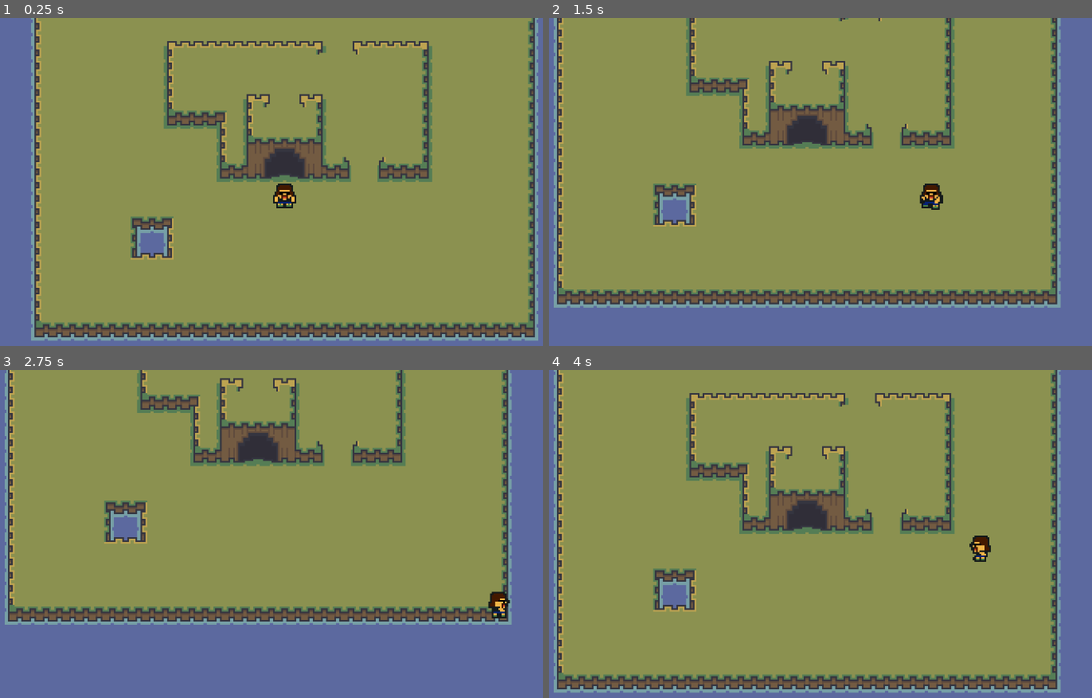
Above: before the commit, frames 1-4 (two rows, left to right).
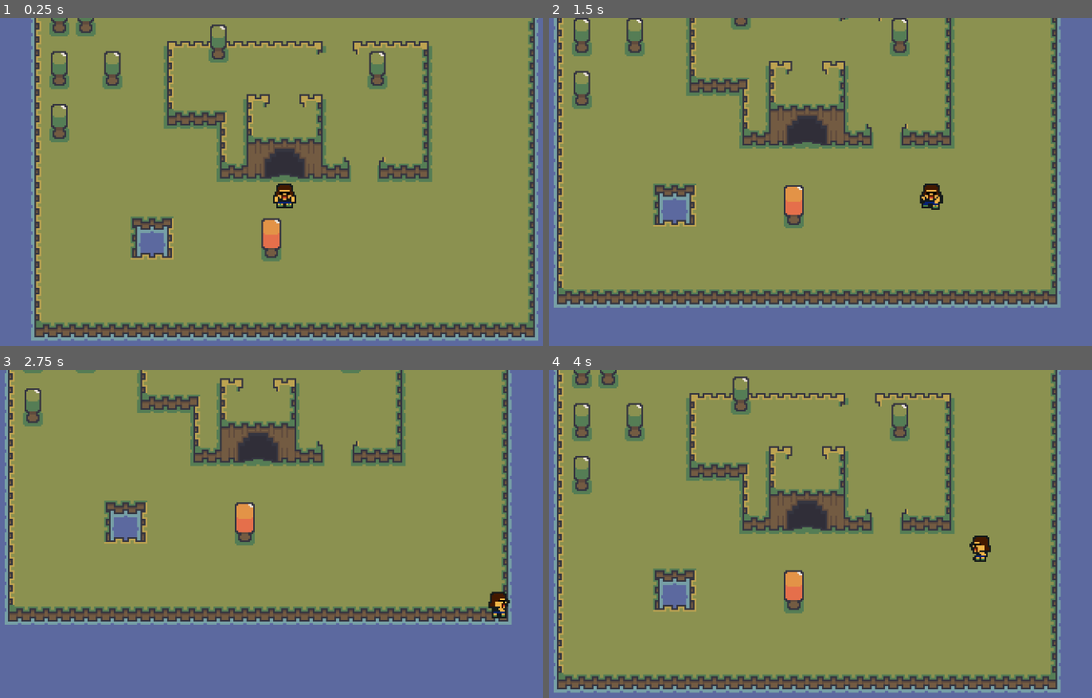
Above: after the commit, the same moments.

Repository: laev95/ZeldaClone
Game: Godot game, scene res://world.tscn
Two runs of this game, one before a commit and one after it. Both use one fixed random seed, a clock stepped at 60 frames per second and the inputs below.
Inputs:
- Up to frame 1 (0.25 s): no input
- Up to frame 2 (1.5 s): hold Right (ui_right) 0.53-1.28 s; hold Down (ui_down) from 1.28 s (still down)
- Up to frame 3 (2.75 s): release Down (ui_down) at 2.03 s; hold Right (ui_right) from 2.03 s (still down)
- Up to frame 4 (4 s): release Right (ui_right) at 2.78 s; hold Up (ui_up) 2.78-3.53 s; hold Left (ui_left) from 3.53 s (still down)

The runs differ from the first frame. In frame 1, 2.4% of the frame differs, in the area x 9-72%, y 0-75%; in frame 2, 1.8%; in frame 3, 0.9%; in frame 4, 2.4%.

Commit message:
y-sorting

Diff:
--- a/player.gd
+++ b/player.gd
@@ -1,5 +1,4 @@
 extends CharacterBody2D
-
 
 var SPEED: int = 100
 var last_direction = Vector2.ZERO
--- a/player.tscn
+++ b/player.tscn
@@ -1,6 +1,6 @@
-[gd_scene load_steps=31 format=3 uid="uid://cgj00kl33pc70"]
-
-[ext_resource type="Texture2D" uid="uid://hufs26vtiio7" path="res://Assets/bogan_sprites.png" id="1_dlta2"]
+[gd_scene load_steps=32 format=3 uid="uid://cgj00kl33pc70"]
+
+[ext_resource type="Texture2D" uid="uid://hufs26vtiio7" path="res://assets/bogan_sprites.png" id="1_dlta2"]
 [ext_resource type="Script" path="res://player.gd" id="1_hye8o"]
 
 [sub_resource type="AtlasTexture" id="AtlasTexture_u3jo1"]
@@ -225,10 +225,20 @@
 "speed": 5.0
 }]
 
+[sub_resource type="CapsuleShape2D" id="CapsuleShape2D_75wnw"]
+radius = 4.0
+height = 12.0
+
 [node name="player" type="CharacterBody2D"]
+z_index = 1
+y_sort_enabled = true
 script = ExtResource("1_hye8o")
 
 [node name="AnimatedSprite2D" type="AnimatedSprite2D" parent="."]
 sprite_frames = SubResource("SpriteFrames_kjuuc")
-animation = &"walk_down"
+animation = &"idle_down"
 autoplay = "idle_down"
+
+[node name="CollisionShape2D" type="CollisionShape2D" parent="."]
+position = Vector2(0, 2)
+shape = SubResource("CapsuleShape2D_75wnw")
--- a/world.tscn
+++ b/world.tscn
@@ -1,140 +1,618 @@
-[gd_scene load_steps=5 format=3 uid="uid://depbat1hcsd4k"]
-
-[ext_resource type="Texture2D" uid="uid://cjdab3mo1btj7" path="res://Assets/forest_/forest_.png" id="1_602id"]
+[gd_scene load_steps=7 format=3 uid="uid://depbat1hcsd4k"]
+
+[ext_resource type="Texture2D" uid="uid://dkfpxgm0c06r2" path="res://assets/forest_/forest_ [resources].png" id="1_3plfu"]
+[ext_resource type="Texture2D" uid="uid://cjdab3mo1btj7" path="res://assets/forest_/forest_.png" id="1_602id"]
 [ext_resource type="PackedScene" uid="uid://cgj00kl33pc70" path="res://player.tscn" id="2_c3ipm"]
+
+[sub_resource type="TileSetAtlasSource" id="TileSetAtlasSource_f5ysq"]
+texture = ExtResource("1_3plfu")
+2:1/0 = 0
+2:1/0/y_sort_origin = 7
+2:1/0/physics_layer_0/linear_velocity = Vector2(0, 0)
+2:1/0/physics_layer_0/angular_velocity = 0.0
+3:1/0 = 0
+3:1/0/physics_layer_0/linear_velocity = Vector2(0, 0)
+3:1/0/physics_layer_0/angular_velocity = 0.0
+4:1/0 = 0
+4:1/0/physics_layer_0/linear_velocity = Vector2(0, 0)
+4:1/0/physics_layer_0/angular_velocity = 0.0
+5:1/0 = 0
+5:1/0/physics_layer_0/linear_velocity = Vector2(0, 0)
+5:1/0/physics_layer_0/angular_velocity = 0.0
+6:1/0 = 0
+6:1/0/physics_layer_0/linear_velocity = Vector2(0, 0)
+6:1/0/physics_layer_0/angular_velocity = 0.0
+7:1/0 = 0
+7:1/0/physics_layer_0/linear_velocity = Vector2(0, 0)
+7:1/0/physics_layer_0/angular_velocity = 0.0
+8:1/0 = 0
+8:1/0/physics_layer_0/linear_velocity = Vector2(0, 0)
+8:1/0/physics_layer_0/angular_velocity = 0.0
+9:1/0 = 0
+9:1/0/physics_layer_0/linear_velocity = Vector2(0, 0)
+9:1/0/physics_layer_0/angular_velocity = 0.0
+10:1/0 = 0
+10:1/0/physics_layer_0/linear_velocity = Vector2(0, 0)
+10:1/0/physics_layer_0/angular_velocity = 0.0
+2:2/0 = 0
+2:2/0/physics_layer_0/linear_velocity = Vector2(0, 0)
+2:2/0/physics_layer_0/angular_velocity = 0.0
+3:2/0 = 0
+3:2/0/physics_layer_0/linear_velocity = Vector2(0, 0)
+3:2/0/physics_layer_0/angular_velocity = 0.0
+4:2/0 = 0
+4:2/0/physics_layer_0/linear_velocity = Vector2(0, 0)
+4:2/0/physics_layer_0/angular_velocity = 0.0
+5:2/0 = 0
+5:2/0/physics_layer_0/linear_velocity = Vector2(0, 0)
+5:2/0/physics_layer_0/angular_velocity = 0.0
+6:2/0 = 0
+6:2/0/physics_layer_0/linear_velocity = Vector2(0, 0)
+6:2/0/physics_layer_0/angular_velocity = 0.0
+7:2/0 = 0
+7:2/0/physics_layer_0/linear_velocity = Vector2(0, 0)
+7:2/0/physics_layer_0/angular_velocity = 0.0
+8:2/0 = 0
+8:2/0/physics_layer_0/linear_velocity = Vector2(0, 0)
+8:2/0/physics_layer_0/angular_velocity = 0.0
+9:2/0 = 0
+9:2/0/physics_layer_0/linear_velocity = Vector2(0, 0)
+9:2/0/physics_layer_0/angular_velocity = 0.0
+10:2/0 = 0
+10:2/0/physics_layer_0/linear_velocity = Vector2(0, 0)
+10:2/0/physics_layer_0/angular_velocity = 0.0
+1:3/0 = 0
+1:3/0/physics_layer_0/linear_velocity = Vector2(0, 0)
+1:3/0/physics_layer_0/angular_velocity = 0.0
+2:3/0 = 0
+2:3/0/physics_layer_0/linear_velocity = Vector2(0, 0)
+2:3/0/physics_layer_0/angular_velocity = 0.0
+3:3/0 = 0
+3:3/0/physics_layer_0/linear_velocity = Vector2(0, 0)
+3:3/0/physics_layer_0/angular_velocity = 0.0
+4:3/0 = 0
+4:3/0/physics_layer_0/linear_velocity = Vector2(0, 0)
+4:3/0/physics_layer_0/angular_velocity = 0.0
+5:3/0 = 0
+5:3/0/physics_layer_0/linear_velocity = Vector2(0, 0)
+5:3/0/physics_layer_0/angular_velocity = 0.0
+6:3/0 = 0
+6:3/0/physics_layer_0/linear_velocity = Vector2(0, 0)
+6:3/0/physics_layer_0/angular_velocity = 0.0
+7:3/0 = 0
+7:3/0/physics_layer_0/linear_velocity = Vector2(0, 0)
+7:3/0/physics_layer_0/angular_velocity = 0.0
+8:3/0 = 0
+8:3/0/physics_layer_0/linear_velocity = Vector2(0, 0)
+8:3/0/physics_layer_0/angular_velocity = 0.0
+9:3/0 = 0
+9:3/0/physics_layer_0/linear_velocity = Vector2(0, 0)
+9:3/0/physics_layer_0/angular_velocity = 0.0
+10:3/0 = 0
+10:3/0/physics_layer_0/linear_velocity = Vector2(0, 0)
+10:3/0/physics_layer_0/angular_velocity = 0.0
+1:4/0 = 0
+1:4/0/physics_layer_0/linear_velocity = Vector2(0, 0)
+1:4/0/physics_layer_0/angular_velocity = 0.0
+2:4/0 = 0
+2:4/0/physics_layer_0/linear_velocity = Vector2(0, 0)
+2:4/0/physics_layer_0/angular_velocity = 0.0
+3:4/0 = 0
+3:4/0/physics_layer_0/linear_velocity = Vector2(0, 0)
+3:4/0/physics_layer_0/angular_velocity = 0.0
+4:4/0 = 0
+4:4/0/physics_layer_0/linear_velocity = Vector2(0, 0)
+4:4/0/physics_layer_0/angular_velocity = 0.0
+5:4/0 = 0
+5:4/0/physics_layer_0/linear_velocity = Vector2(0, 0)
+5:4/0/physics_layer_0/angular_velocity = 0.0
+6:4/0 = 0
+6:4/0/physics_layer_0/linear_velocity = Vector2(0, 0)
+6:4/0/physics_layer_0/angular_velocity = 0.0
+7:4/0 = 0
+7:4/0/physics_layer_0/linear_velocity = Vector2(0, 0)
+7:4/0/physics_layer_0/angular_velocity = 0.0
+8:4/0 = 0
+8:4/0/physics_layer_0/linear_velocity = Vector2(0, 0)
+8:4/0/physics_layer_0/angular_velocity = 0.0
+9:4/0 = 0
+9:4/0/physics_layer_0/linear_velocity = Vector2(0, 0)
+9:4/0/physics_layer_0/angular_velocity = 0.0
+10:4/0 = 0
+10:4/0/physics_layer_0/linear_velocity = Vector2(0, 0)
+10:4/0/physics_layer_0/angular_velocity = 0.0
+1:5/0 = 0
+1:5/0/physics_layer_0/linear_velocity = Vector2(0, 0)
+1:5/0/physics_layer_0/angular_velocity = 0.0
+2:5/0 = 0
+2:5/0/physics_layer_0/linear_velocity = Vector2(0, 0)
+2:5/0/physics_layer_0/angular_velocity = 0.0
+3:5/0 = 0
+3:5/0/physics_layer_0/linear_velocity = Vector2(0, 0)
+3:5/0/physics_layer_0/angular_velocity = 0.0
+4:5/0 = 0
+4:5/0/physics_layer_0/linear_velocity = Vector2(0, 0)
+4:5/0/physics_layer_0/angular_velocity = 0.0
+5:5/0 = 0
+5:5/0/physics_layer_0/linear_velocity = Vector2(0, 0)
+5:5/0/physics_layer_0/angular_velocity = 0.0
+6:5/0 = 0
+6:5/0/physics_layer_0/linear_velocity = Vector2(0, 0)
+6:5/0/physics_layer_0/angular_velocity = 0.0
+7:5/0 = 0
+7:5/0/physics_layer_0/linear_velocity = Vector2(0, 0)
+7:5/0/physics_layer_0/angular_velocity = 0.0
+8:5/0 = 0
+8:5/0/physics_layer_0/linear_velocity = Vector2(0, 0)
+8:5/0/physics_layer_0/angular_velocity = 0.0
+9:5/0 = 0
+9:5/0/physics_layer_0/linear_velocity = Vector2(0, 0)
+9:5/0/physics_layer_0/angular_velocity = 0.0
+10:5/0 = 0
+10:5/0/physics_layer_0/linear_velocity = Vector2(0, 0)
+10:5/0/physics_layer_0/angular_velocity = 0.0
+1:6/0 = 0
+1:6/0/physics_layer_0/linear_velocity = Vector2(0, 0)
+1:6/0/physics_layer_0/angular_velocity = 0.0
+2:6/0 = 0
+2:6/0/physics_layer_0/linear_velocity = Vector2(0, 0)
+2:6/0/physics_layer_0/angular_velocity = 0.0
+3:6/0 = 0
+3:6/0/physics_layer_0/linear_velocity = Vector2(0, 0)
+3:6/0/physics_layer_0/angular_velocity = 0.0
+4:6/0 = 0
+4:6/0/physics_layer_0/linear_velocity = Vector2(0, 0)
+4:6/0/physics_layer_0/angular_velocity = 0.0
+5:6/0 = 0
+5:6/0/physics_layer_0/linear_velocity = Vector2(0, 0)
+5:6/0/physics_layer_0/angular_velocity = 0.0
+6:6/0 = 0
+6:6/0/physics_layer_0/linear_velocity = Vector2(0, 0)
+6:6/0/physics_layer_0/angular_velocity = 0.0
+7:6/0 = 0
+7:6/0/physics_layer_0/linear_velocity = Vector2(0, 0)
+7:6/0/physics_layer_0/angular_velocity = 0.0
+8:6/0 = 0
+8:6/0/physics_layer_0/linear_velocity = Vector2(0, 0)
+8:6/0/physics_layer_0/angular_velocity = 0.0
+9:6/0 = 0
+9:6/0/physics_layer_0/linear_velocity = Vector2(0, 0)
+9:6/0/physics_layer_0/angular_velocity = 0.0
+10:6/0 = 0
+10:6/0/physics_layer_0/linear_velocity = Vector2(0, 0)
+10:6/0/physics_layer_0/angular_velocity = 0.0
+1:7/0 = 0
+1:7/0/physics_layer_0/linear_velocity = Vector2(0, 0)
+1:7/0/physics_layer_0/angular_velocity = 0.0
+2:7/0 = 0
+2:7/0/physics_layer_0/linear_velocity = Vector2(0, 0)
+2:7/0/physics_layer_0/angular_velocity = 0.0
+3:7/0 = 0
+3:7/0/physics_layer_0/linear_velocity = Vector2(0, 0)
+3:7/0/physics_layer_0/angular_velocity = 0.0
+4:7/0 = 0
+4:7/0/physics_layer_0/linear_velocity = Vector2(0, 0)
+4:7/0/physics_layer_0/angular_velocity = 0.0
+7:7/0 = 0
+7:7/0/physics_layer_0/linear_velocity = Vector2(0, 0)
+7:7/0/physics_layer_0/angular_velocity = 0.0
+8:7/0 = 0
+8:7/0/physics_layer_0/linear_velocity = Vector2(0, 0)
+8:7/0/physics_layer_0/angular_velocity = 0.0
+9:7/0 = 0
+9:7/0/physics_layer_0/linear_velocity = Vector2(0, 0)
+9:7/0/physics_layer_0/angular_velocity = 0.0
+10:7/0 = 0
+10:7/0/physics_layer_0/linear_velocity = Vector2(0, 0)
+10:7/0/physics_layer_0/angular_velocity = 0.0
+1:8/0 = 0
+1:8/0/physics_layer_0/linear_velocity = Vector2(0, 0)
+1:8/0/physics_layer_0/angular_velocity = 0.0
+2:8/0 = 0
+2:8/0/physics_layer_0/linear_velocity = Vector2(0, 0)
+2:8/0/physics_layer_0/angular_velocity = 0.0
+3:8/0 = 0
+3:8/0/physics_layer_0/linear_velocity = Vector2(0, 0)
+3:8/0/physics_layer_0/angular_velocity = 0.0
+4:8/0 = 0
+4:8/0/physics_layer_0/linear_velocity = Vector2(0, 0)
+4:8/0/physics_layer_0/angular_velocity = 0.0
+6:8/0 = 0
+6:8/0/physics_layer_0/linear_velocity = Vector2(0, 0)
+6:8/0/physics_layer_0/angular_velocity = 0.0
+7:8/0 = 0
+7:8/0/physics_layer_0/linear_velocity = Vector2(0, 0)
+7:8/0/physics_layer_0/angular_velocity = 0.0
+8:8/0 = 0
+8:8/0/physics_layer_0/linear_velocity = Vector2(0, 0)
+8:8/0/physics_layer_0/angular_velocity = 0.0
+9:8/0 = 0
+9:8/0/physics_layer_0/linear_velocity = Vector2(0, 0)
+9:8/0/physics_layer_0/angular_velocity = 0.0
+10:8/0 = 0
+10:8/0/physics_layer_0/linear_velocity = Vector2(0, 0)
+10:8/0/physics_layer_0/angular_velocity = 0.0
+1:1/size_in_atlas = Vector2i(1, 2)
+1:1/0 = 0
+1:1/0/physics_layer_0/linear_velocity = Vector2(0, 0)
+1:1/0/physics_layer_0/angular_velocity = 0.0
+1:1/0/physics_layer_0/polygon_0/points = PackedVector2Array(4.06586, 4.33103, 4.24264, 11.844, -4, 11.75, -4.06586, 4.24264, -0.0883884, 4.94975)
 
 [sub_resource type="TileSetAtlasSource" id="TileSetAtlasSource_jfi82"]
 texture = ExtResource("1_602id")
 1:1/0 = 0
+1:1/0/physics_layer_0/linear_velocity = Vector2(0, 0)
+1:1/0/physics_layer_0/angular_velocity = 0.0
 2:1/0 = 0
+2:1/0/physics_layer_0/linear_velocity = Vector2(0, 0)
+2:1/0/physics_layer_0/angular_velocity = 0.0
 3:1/0 = 0
+3:1/0/physics_layer_0/linear_velocity = Vector2(0, 0)
+3:1/0/physics_layer_0/angular_velocity = 0.0
 4:1/0 = 0
+4:1/0/physics_layer_0/linear_velocity = Vector2(0, 0)
+4:1/0/physics_layer_0/angular_velocity = 0.0
 5:1/0 = 0
+5:1/0/physics_layer_0/linear_velocity = Vector2(0, 0)
+5:1/0/physics_layer_0/angular_velocity = 0.0
 6:1/0 = 0
+6:1/0/physics_layer_0/linear_velocity = Vector2(0, 0)
+6:1/0/physics_layer_0/angular_velocity = 0.0
 7:1/0 = 0
+7:1/0/physics_layer_0/linear_velocity = Vector2(0, 0)
+7:1/0/physics_layer_0/angular_velocity = 0.0
 8:1/0 = 0
+8:1/0/physics_layer_0/linear_velocity = Vector2(0, 0)
+8:1/0/physics_layer_0/angular_velocity = 0.0
 9:1/0 = 0
+9:1/0/physics_layer_0/linear_velocity = Vector2(0, 0)
+9:1/0/physics_layer_0/angular_velocity = 0.0
 10:1/0 = 0
+10:1/0/physics_layer_0/linear_velocity = Vector2(0, 0)
+10:1/0/physics_layer_0/angular_velocity = 0.0
 11:1/0 = 0
+11:1/0/physics_layer_0/linear_velocity = Vector2(0, 0)
+11:1/0/physics_layer_0/angular_velocity = 0.0
 16:1/0 = 0
+16:1/0/physics_layer_0/linear_velocity = Vector2(0, 0)
+16:1/0/physics_layer_0/angular_velocity = 0.0
 17:1/0 = 0
+17:1/0/physics_layer_0/linear_velocity = Vector2(0, 0)
+17:1/0/physics_layer_0/angular_velocity = 0.0
 18:1/0 = 0
+18:1/0/physics_layer_0/linear_velocity = Vector2(0, 0)
+18:1/0/physics_layer_0/angular_velocity = 0.0
 19:1/0 = 0
+19:1/0/physics_layer_0/linear_velocity = Vector2(0, 0)
+19:1/0/physics_layer_0/angular_velocity = 0.0
 20:1/0 = 0
+20:1/0/physics_layer_0/linear_velocity = Vector2(0, 0)
+20:1/0/physics_layer_0/angular_velocity = 0.0
 1:2/0 = 0
+1:2/0/physics_layer_0/linear_velocity = Vector2(0, 0)
+1:2/0/physics_layer_0/angular_velocity = 0.0
 2:2/0 = 0
+2:2/0/physics_layer_0/linear_velocity = Vector2(0, 0)
+2:2/0/physics_layer_0/angular_velocity = 0.0
 3:2/0 = 0
+3:2/0/physics_layer_0/linear_velocity = Vector2(0, 0)
+3:2/0/physics_layer_0/angular_velocity = 0.0
 4:2/0 = 0
+4:2/0/physics_layer_0/linear_velocity = Vector2(0, 0)
+4:2/0/physics_layer_0/angular_velocity = 0.0
 5:2/0 = 0
+5:2/0/physics_layer_0/linear_velocity = Vector2(0, 0)
+5:2/0/physics_layer_0/angular_velocity = 0.0
 6:2/0 = 0
+6:2/0/physics_layer_0/linear_velocity = Vector2(0, 0)
+6:2/0/physics_layer_0/angular_velocity = 0.0
 7:2/0 = 0
+7:2/0/physics_layer_0/linear_velocity = Vector2(0, 0)
+7:2/0/physics_layer_0/angular_velocity = 0.0
 8:2/0 = 0
+8:2/0/physics_layer_0/linear_velocity = Vector2(0, 0)
+8:2/0/physics_layer_0/angular_velocity = 0.0
 9:2/0 = 0
+9:2/0/physics_layer_0/linear_velocity = Vector2(0, 0)
+9:2/0/physics_layer_0/angular_velocity = 0.0
 10:2/0 = 0
+10:2/0/physics_layer_0/linear_velocity = Vector2(0, 0)
+10:2/0/physics_layer_0/angular_velocity = 0.0
 11:2/0 = 0
+11:2/0/physics_layer_0/linear_velocity = Vector2(0, 0)
+11:2/0/physics_layer_0/angular_velocity = 0.0
 16:2/0 = 0
+16:2/0/physics_layer_0/linear_velocity = Vector2(0, 0)
+16:2/0/physics_layer_0/angular_velocity = 0.0
 17:2/0 = 0
+17:2/0/physics_layer_0/linear_velocity = Vector2(0, 0)
+17:2/0/physics_layer_0/angular_velocity = 0.0
 18:2/0 = 0
+18:2/0/physics_layer_0/linear_velocity = Vector2(0, 0)
+18:2/0/physics_layer_0/angular_velocity = 0.0
 19:2/0 = 0
+19:2/0/physics_layer_0/linear_velocity = Vector2(0, 0)
+19:2/0/physics_layer_0/angular_velocity = 0.0
 20:2/0 = 0
+20:2/0/physics_layer_0/linear_velocity = Vector2(0, 0)
+20:2/0/physics_layer_0/angular_velocity = 0.0
 1:3/0 = 0
+1:3/0/physics_layer_0/linear_velocity = Vector2(0, 0)
+1:3/0/physics_layer_0/angular_velocity = 0.0
 2:3/0 = 0
+2:3/0/physics_layer_0/linear_velocity = Vector2(0, 0)
+2:3/0/physics_layer_0/angular_velocity = 0.0
 3:3/0 = 0
+3:3/0/physics_layer_0/linear_velocity = Vector2(0, 0)
+3:3/0/physics_layer_0/angular_velocity = 0.0
 4:3/0 = 0
+4:3/0/physics_layer_0/linear_velocity = Vector2(0, 0)
+4:3/0/physics_layer_0/angular_velocity = 0.0
 5:3/0 = 0
+5:3/0/physics_layer_0/linear_velocity = Vector2(0, 0)
+5:3/0/physics_layer_0/angular_velocity = 0.0
 6:3/0 = 0
+6:3/0/physics_layer_0/linear_velocity = Vector2(0, 0)
+6:3/0/physics_layer_0/angular_velocity = 0.0
 7:3/0 = 0
+7:3/0/physics_layer_0/linear_velocity = Vector2(0, 0)
+7:3/0/physics_layer_0/angular_velocity = 0.0
 8:3/0 = 0
+8:3/0/physics_layer_0/linear_velocity = Vector2(0, 0)
+8:3/0/physics_layer_0/angular_velocity = 0.0
 9:3/0 = 0
+9:3/0/physics_layer_0/linear_velocity = Vector2(0, 0)
+9:3/0/physics_layer_0/angular_velocity = 0.0
 10:3/0 = 0
+10:3/0/physics_layer_0/linear_velocity = Vector2(0, 0)
+10:3/0/physics_layer_0/angular_velocity = 0.0
 11:3/0 = 0
+11:3/0/physics_layer_0/linear_velocity = Vector2(0, 0)
+11:3/0/physics_layer_0/angular_velocity = 0.0
 16:3/0 = 0
+16:3/0/physics_layer_0/linear_velocity = Vector2(0, 0)
+16:3/0/physics_layer_0/angular_velocity = 0.0
 17:3/0 = 0
+17:3/0/physics_layer_0/linear_velocity = Vector2(0, 0)
+17:3/0/physics_layer_0/angular_velocity = 0.0
 18:3/0 = 0
+18:3/0/physics_layer_0/linear_velocity = Vector2(0, 0)
+18:3/0/physics_layer_0/angular_velocity = 0.0
 19:3/0 = 0
+19:3/0/physics_layer_0/linear_velocity = Vector2(0, 0)
+19:3/0/physics_layer_0/angular_velocity = 0.0
 20:3/0 = 0
+20:3/0/physics_layer_0/linear_velocity = Vector2(0, 0)
+20:3/0/physics_layer_0/angular_velocity = 0.0
 1:4/0 = 0
+1:4/0/physics_layer_0/linear_velocity = Vector2(0, 0)
+1:4/0/physics_layer_0/angular_velocity = 0.0
 2:4/0 = 0
+2:4/0/physics_layer_0/linear_velocity = Vector2(0, 0)
+2:4/0/physics_layer_0/angular_velocity = 0.0
 3:4/0 = 0
+3:4/0/physics_layer_0/linear_velocity = Vector2(0, 0)
+3:4/0/physics_layer_0/angular_velocity = 0.0
 4:4/0 = 0
+4:4/0/physics_layer_0/linear_velocity = Vector2(0, 0)
+4:4/0/physics_layer_0/angular_velocity = 0.0
 5:4/0 = 0
+5:4/0/physics_layer_0/linear_velocity = Vector2(0, 0)
+5:4/0/physics_layer_0/angular_velocity = 0.0
 6:4/0 = 0
+6:4/0/physics_layer_0/linear_velocity = Vector2(0, 0)
+6:4/0/physics_layer_0/angular_velocity = 0.0
 7:4/0 = 0
+7:4/0/physics_layer_0/linear_velocity = Vector2(0, 0)
+7:4/0/physics_layer_0/angular_velocity = 0.0
 8:4/0 = 0
+8:4/0/physics_layer_0/linear_velocity = Vector2(0, 0)
+8:4/0/physics_layer_0/angular_velocity = 0.0
 9:4/0 = 0
+9:4/0/physics_layer_0/linear_velocity = Vector2(0, 0)
+9:4/0/physics_layer_0/angular_velocity = 0.0
 10:4/0 = 0
+10:4/0/physics_layer_0/linear_velocity = Vector2(0, 0)
+10:4/0/physics_layer_0/angular_velocity = 0.0
 11:4/0 = 0
+11:4/0/physics_layer_0/linear_velocity = Vector2(0, 0)
+11:4/0/physics_layer_0/angular_velocity = 0.0
 1:5/0 = 0
+1:5/0/physics_layer_0/linear_velocity = Vector2(0, 0)
+1:5/0/physics_layer_0/angular_velocity = 0.0
 2:5/0 = 0
+2:5/0/physics_layer_0/linear_velocity = Vector2(0, 0)
+2:5/0/physics_layer_0/angular_velocity = 0.0
 3:5/0 = 0
+3:5/0/physics_layer_0/linear_velocity = Vector2(0, 0)
+3:5/0/physics_layer_0/angular_velocity = 0.0
 4:5/0 = 0
+4:5/0/physics_layer_0/linear_velocity = Vector2(0, 0)
+4:5/0/physics_layer_0/angular_velocity = 0.0
 5:5/0 = 0
+5:5/0/physics_layer_0/linear_velocity = Vector2(0, 0)
+5:5/0/physics_layer_0/angular_velocity = 0.0
 6:5/0 = 0
+6:5/0/physics_layer_0/linear_velocity = Vector2(0, 0)
+6:5/0/physics_layer_0/angular_velocity = 0.0
 7:5/0 = 0
+7:5/0/physics_layer_0/linear_velocity = Vector2(0, 0)
+7:5/0/physics_layer_0/angular_velocity = 0.0
 8:5/0 = 0
+8:5/0/physics_layer_0/linear_velocity = Vector2(0, 0)
+8:5/0/physics_layer_0/angular_velocity = 0.0
 9:5/0 = 0
+9:5/0/physics_layer_0/linear_velocity = Vector2(0, 0)
+9:5/0/physics_layer_0/angular_velocity = 0.0
 10:5/0 = 0
+10:5/0/physics_layer_0/linear_velocity = Vector2(0, 0)
+10:5/0/physics_layer_0/angular_velocity = 0.0
 11:5/0 = 0
+11:5/0/physics_layer_0/linear_velocity = Vector2(0, 0)
+11:5/0/physics_layer_0/angular_velocity = 0.0
 12:5/0 = 0
+12:5/0/physics_layer_0/linear_velocity = Vector2(0, 0)
+12:5/0/physics_layer_0/angular_velocity = 0.0
 13:5/0 = 0
+13:5/0/physics_layer_0/linear_velocity = Vector2(0, 0)
+13:5/0/physics_layer_0/angular_velocity = 0.0
 14:5/0 = 0
+14:5/0/physics_layer_0/linear_velocity = Vector2(0, 0)
+14:5/0/physics_layer_0/angular_velocity = 0.0
 15:5/0 = 0
+15:5/0/physics_layer_0/linear_velocity = Vector2(0, 0)
+15:5/0/physics_layer_0/angular_velocity = 0.0
 16:5/0 = 0
+16:5/0/physics_layer_0/linear_velocity = Vector2(0, 0)
+16:5/0/physics_layer_0/angular_velocity = 0.0
 17:5/0 = 0
+17:5/0/physics_layer_0/linear_velocity = Vector2(0, 0)
+17:5/0/physics_layer_0/angular_velocity = 0.0
 18:5/0 = 0
+18:5/0/physics_layer_0/linear_velocity = Vector2(0, 0)
+18:5/0/physics_layer_0/angular_velocity = 0.0
 19:5/0 = 0
+19:5/0/physics_layer_0/linear_velocity = Vector2(0, 0)
+19:5/0/physics_layer_0/angular_velocity = 0.0
 20:5/0 = 0
+20:5/0/physics_layer_0/linear_velocity = Vector2(0, 0)
+20:5/0/physics_layer_0/angular_velocity = 0.0
 1:6/0 = 0
+1:6/0/physics_layer_0/linear_velocity = Vector2(0, 0)
+1:6/0/physics_layer_0/angular_velocity = 0.0
 2:6/0 = 0
+2:6/0/physics_layer_0/linear_velocity = Vector2(0, 0)
+2:6/0/physics_layer_0/angular_velocity = 0.0
 3:6/0 = 0
+3:6/0/physics_layer_0/linear_velocity = Vector2(0, 0)
+3:6/0/physics_layer_0/angular_velocity = 0.0
 4:6/0 = 0
+4:6/0/physics_layer_0/linear_velocity = Vector2(0, 0)
+4:6/0/physics_layer_0/angular_velocity = 0.0
 5:6/0 = 0
+5:6/0/physics_layer_0/linear_velocity = Vector2(0, 0)
+5:6/0/physics_layer_0/angular_velocity = 0.0
 6:6/0 = 0
+6:6/0/physics_layer_0/linear_velocity = Vector2(0, 0)
+6:6/0/physics_layer_0/angular_velocity = 0.0
 7:6/0 = 0
+7:6/0/physics_layer_0/linear_velocity = Vector2(0, 0)
+7:6/0/physics_layer_0/angular_velocity = 0.0
 8:6/0 = 0
+8:6/0/physics_layer_0/linear_velocity = Vector2(0, 0)
+8:6/0/physics_layer_0/angular_velocity = 0.0
 9:6/0 = 0
+9:6/0/physics_layer_0/linear_velocity = Vector2(0, 0)
+9:6/0/physics_layer_0/angular_velocity = 0.0
 10:6/0 = 0
+10:6/0/physics_layer_0/linear_velocity = Vector2(0, 0)
+10:6/0/physics_layer_0/angular_velocity = 0.0
 11:6/0 = 0
+11:6/0/physics_layer_0/linear_velocity = Vector2(0, 0)
+11:6/0/physics_layer_0/angular_velocity = 0.0
 12:6/0 = 0
+12:6/0/physics_layer_0/linear_velocity = Vector2(0, 0)
+12:6/0/physics_layer_0/angular_velocity = 0.0
 13:6/0 = 0
+13:6/0/physics_layer_0/linear_velocity = Vector2(0, 0)
+13:6/0/physics_layer_0/angular_velocity = 0.0
 14:6/0 = 0
+14:6/0/physics_layer_0/linear_velocity = Vector2(0, 0)
+14:6/0/physics_layer_0/angular_velocity = 0.0
 15:6/0 = 0
+15:6/0/physics_layer_0/linear_velocity = Vector2(0, 0)
+15:6/0/physics_layer_0/angular_velocity = 0.0
 16:6/0 = 0
+16:6/0/physics_layer_0/linear_velocity = Vector2(0, 0)
+16:6/0/physics_layer_0/angular_velocity = 0.0
 17:6/0 = 0
+17:6/0/physics_layer_0/linear_velocity = Vector2(0, 0)
+17:6/0/physics_layer_0/angular_velocity = 0.0
 18:6/0 = 0
+18:6/0/physics_layer_0/linear_velocity = Vector2(0, 0)
+18:6/0/physics_layer_0/angular_velocity = 0.0
 19:6/0 = 0
+19:6/0/physics_layer_0/linear_velocity = Vector2(0, 0)
+19:6/0/physics_layer_0/angular_velocity = 0.0
 20:6/0 = 0
+20:6/0/physics_layer_0/linear_velocity = Vector2(0, 0)
+20:6/0/physics_layer_0/angular_velocity = 0.0
 1:7/0 = 0
+1:7/0/physics_layer_0/linear_velocity = Vector2(0, 0)
+1:7/0/physics_layer_0/angular_velocity = 0.0
 2:7/0 = 0
+2:7/0/physics_layer_0/linear_velocity = Vector2(0, 0)
+2:7/0/physics_layer_0/angular_velocity = 0.0
 3:7/0 = 0
+3:7/0/physics_layer_0/linear_velocity = Vector2(0, 0)
+3:7/0/physics_layer_0/angular_velocity = 0.0
 4:7/0 = 0
+4:7/0/physics_layer_0/linear_velocity = Vector2(0, 0)
+4:7/0/physics_layer_0/angular_velocity = 0.0
 6:7/0 = 0
+6:7/0/physics_layer_0/linear_velocity = Vector2(0, 0)
+6:7/0/physics_layer_0/angular_velocity = 0.0
 7:7/0 = 0
+7:7/0/physics_layer_0/linear_velocity = Vector2(0, 0)
+7:7/0/physics_layer_0/angular_velocity = 0.0
 8:7/0 = 0
+8:7/0/physics_layer_0/linear_velocity = Vector2(0, 0)
+8:7/0/physics_layer_0/angular_velocity = 0.0
 9:7/0 = 0
+9:7/0/physics_layer_0/linear_velocity = Vector2(0, 0)
+9:7/0/physics_layer_0/angular_velocity = 0.0
 11:7/0 = 0
+11:7/0/physics_layer_0/linear_velocity = Vector2(0, 0)
+11:7/0/physics_layer_0/angular_velocity = 0.0
 12:7/0 = 0
+12:7/0/physics_layer_0/linear_velocity = Vector2(0, 0)
+12:7/0/physics_layer_0/angular_velocity = 0.0
 13:7/0 = 0
+13:7/0/physics_layer_0/linear_velocity = Vector2(0, 0)
+13:7/0/physics_layer_0/angular_velocity = 0.0
 14:7/0 = 0
+14:7/0/physics_layer_0/linear_velocity = Vector2(0, 0)
+14:7/0/physics_layer_0/angular_velocity = 0.0
 16:7/0 = 0
+16:7/0/physics_layer_0/linear_velocity = Vector2(0, 0)
+16:7/0/physics_layer_0/angular_velocity = 0.0
 17:7/0 = 0
+17:7/0/physics_layer_0/linear_velocity = Vector2(0, 0)
+17:7/0/physics_layer_0/angular_velocity = 0.0
 18:7/0 = 0
+18:7/0/physics_layer_0/linear_velocity = Vector2(0, 0)
+18:7/0/physics_layer_0/angular_velocity = 0.0
 19:7/0 = 0
+19:7/0/physics_layer_0/linear_velocity = Vector2(0, 0)
+19:7/0/physics_layer_0/angular_velocity = 0.0
 
 [sub_resource type="TileSet" id="TileSet_01v1k"]
+physics_layer_0/collision_layer = 1
 sources/1 = SubResource("TileSetAtlasSource_jfi82")
-
-[node name="world" type="Node2D"]
+sources/0 = SubResource("TileSetAtlasSource_f5ysq")
+
+[node name="Map1" type="Node2D"]
 
 [node name="TileMap" type="TileMap" parent="."]
+z_as_relative = false
+y_sort_enabled = true
 tile_set = SubResource("TileSet_01v1k")
 format = 2
+layer_0/name = "Ground"
 layer_0/tile_data = PackedInt32Array(720916, 131073, 6, 720917, 196609, 6, 720918, 262145, 7, 720919, 262145, 7, 786455 …(8860 unchanged characters)…
-
-[node name="player" parent="." instance=ExtResource("2_c3ipm")]
+layer_1/name = "Trees"
+layer_1/y_sort_enabled = true
+layer_1/z_index = 1
+layer_1/tile_data = PackedInt32Array(131075, 65536, 1, 131076, 65536, 1, 262149, 65536, 1, 262147, 65536, 1, 393219, 65536, 1, 196617, 65536, 1, 262159, 65536, 1, 720907, 131072, 2, 655371, 131072, 1)
+layer_2/name = "Rocks"
+layer_2/y_sort_enabled = true
+layer_2/z_index = 1
+layer_2/tile_data = PackedInt32Array()
+
+[node name="player" parent="TileMap" instance=ExtResource("2_c3ipm")]
 position = Vector2(192, 151)
 
-[node name="Camera2D" type="Camera2D" parent="player"]
+[node name="Camera2D" type="Camera2D" parent="TileMap/player"]
 limit_left = 0
 limit_top = 0
 limit_right = 400
Not shown, changed: Assets/bogan_sprites.png.import
Not shown, changed: Assets/cave_/cave_ [bridgeAnimatedTiles].png.import
Not shown, changed: Assets/cave_/cave_ [bridgeHorizontal].png.import
Not shown, changed: Assets/cave_/cave_ [bridgeVertical].png.import
Not shown, changed: Assets/cave_/cave_ [fencesAndWalls].png.import
Not shown, changed: Assets/cave_/cave_ [fountain].png.import
Not shown, changed: Assets/cave_/cave_ [resources].png.import
Not shown, changed: Assets/cave_/cave_.png.import
Not shown, changed: Assets/cave_/railway_.png.import
Not shown, changed: Assets/desert_/desertPath_.png.import
Not shown, changed: Assets/desert_/desert_ [bridgeAnimatedTiles].png.import
Not shown, changed: Assets/desert_/desert_ [bridgeHorizontal].png.import
(and 63 more such lines)
